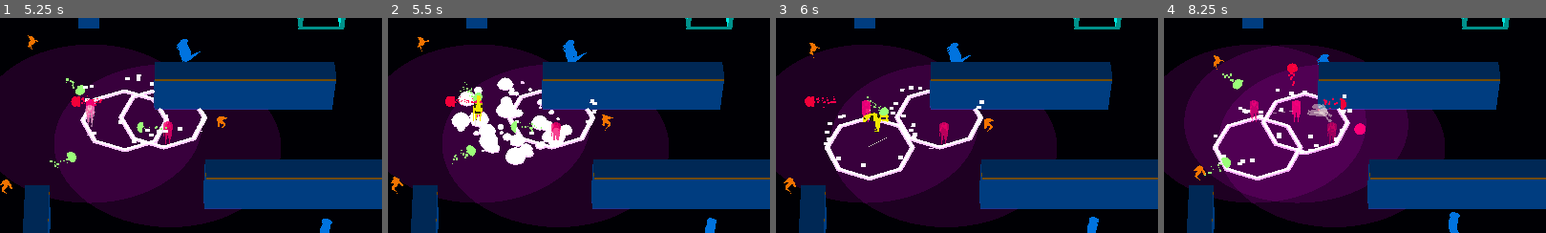
Above: before the commit, frames 1-4 (left to right).
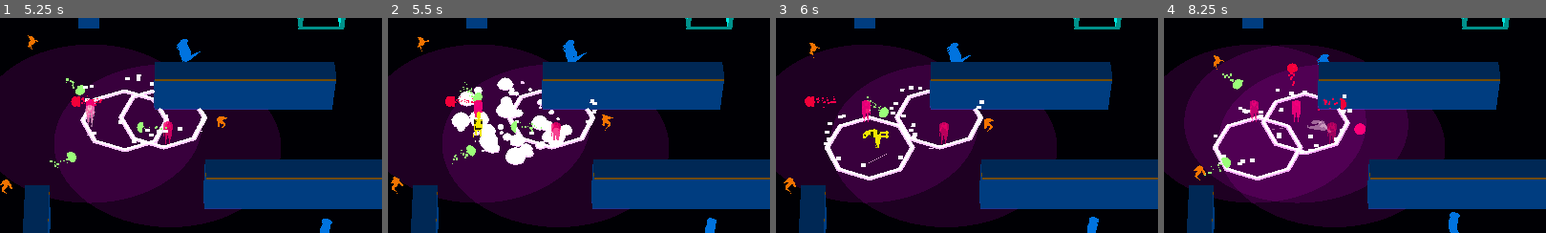
Above: after the commit, the same moments.

Repository: ralabate/30ddl
Game: Godot game, scene res://main.tscn
Two runs of this game, one before a commit and one after it. Both use one fixed random seed, a clock stepped at 60 frames per second and the inputs below.
Inputs:
- Up to frame 1 (5.25 s): tap Enter (ui_accept) at 0.5, 0.77, 1.52, 3.02, 3.77, 4.52 s; hold Right (ui_right) 0.53-1.28 s; tap S (player_decoy) at 0.6, 2.85, 5.1 s; hold Down (ui_down) 1.28-2.03 s; tap A (player_mine) at 1.35, 3.6 s; hold Right (ui_right) 2.03-2.78 s; tap D (player_phase) at 2.1, 4.35 s; hold Up (ui_up) 2.78-3.53 s; hold Left (ui_left) 3.53-5.03 s; hold Down (ui_down) from 5.03 s (still down)
- Up to frame 2 (5.5 s): keep holding Down (ui_down)
- Up to frame 3 (6 s): release Down (ui_down) at 5.78 s; hold Right (ui_right) from 5.78 s (still down); tap A (player_mine) at 5.85 s
- Up to frame 4 (8.25 s): tap Enter (ui_accept) at 6.02, 6.77, 7.52 s; release Right (ui_right) at 6.53 s; hold Up (ui_up) 6.53-7.28 s; tap D (player_phase) at 6.6 s; hold Right (ui_right) 7.28-8.03 s; tap S (player_decoy) at 7.35 s; hold Down (ui_down) from 8.03 s (still down); tap A (player_mine) at 8.1 s
The pictures show only the part of the screen within x 36-86%, y 24-74%; the shares and areas given below are measured in that part.

Frame 1 is identical in both runs. In frame 2, 0.3% of the frame differs, in the area x 22-25%, y 36-58%; in frame 3, 0.5%, in the area x 22-30%, y 44-68%; in frame 4, 0.5%.
Error in both runs: Invalid access of index '1' on a base object of type: 'Array[Dictionary]'. (res://common/log.gd:9)

Commit message:
proper offset for death anim

Diff:
--- a/gauntlet/player/player.tscn
+++ b/gauntlet/player/player.tscn
@@ -30,6 +30,7 @@
 
 [node name="lizardprince_die" parent="." instance=ExtResource("5_boad6")]
 unique_name_in_owner = true
+transform = Transform3D(1, 0, 0, 0, 1, 0, 0, 0, 1, 0, -1, 0)
 
 [node name="lizardprince_win" parent="." instance=ExtResource("4_qjkh3")]
 unique_name_in_owner = true
